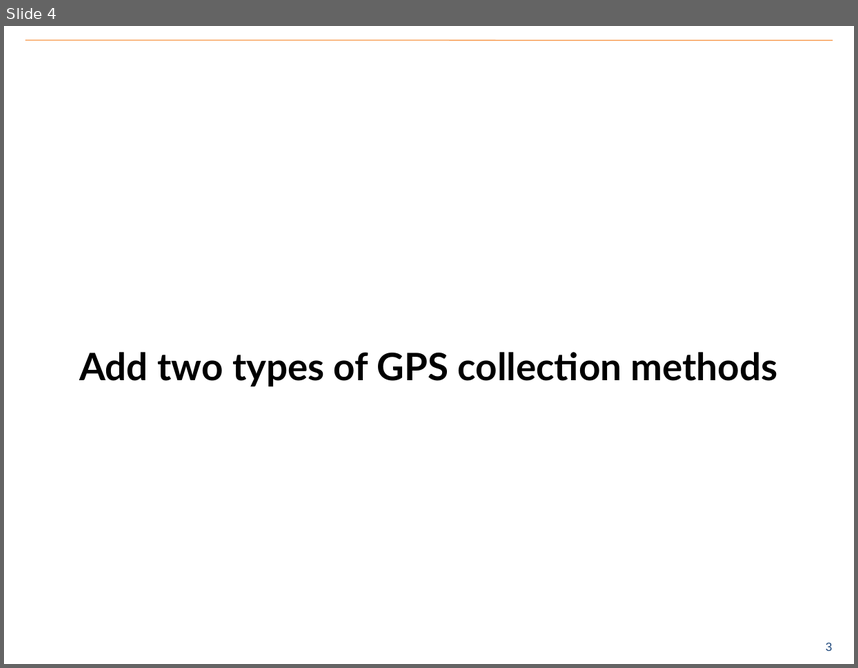
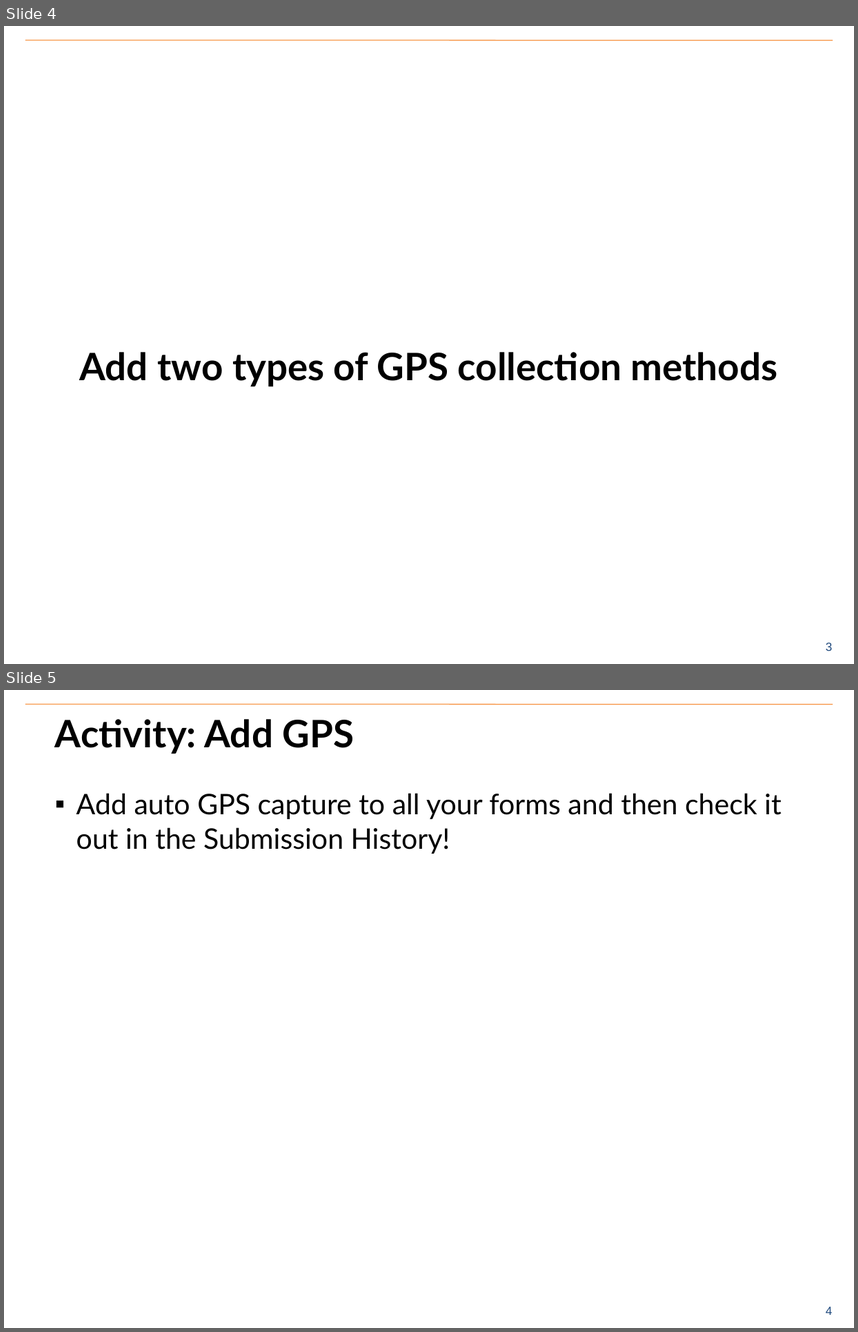
Before and after one commit to benrudolph/exi-training, a slide deck: GPS/gps.pptx. Shown one above the other, each under a label of ours: slide 4 before the commit, slides 4 and 5 after it. The pictures are 858x668 and 858x1332 pixels, drawn with LibreOffice and Linux fonts; fonts in the diff are those of the drawing; background and template pictures are left out. Boxes give left, top, right and bottom in pixels: in the first picture for what was removed or moved away, otherwise in the second. Text is boxed around its words. In the diff, an @@ line names an element or a change of style, - is before the commit and + after.

```diff
--- a/GPS/gps.pptx
+++ b/GPS/gps.pptx
@@ slide 5 added at [4,690,854,1328], background #FFFFFF; not listed: 2 template elements that a slide beside it also shows @@
@@ title added at [55,719,354,754], 32 pt, text #000000, bold @@
+Activity: Add GPS
@@ text added at [76,793,782,854], 24 pt, text #000000 @@
+▪ Add auto GPS capture to all your forms and then check it out in the Submission History!
```
Also in this commit, not shown: 1 other slide added, 1 other file.
